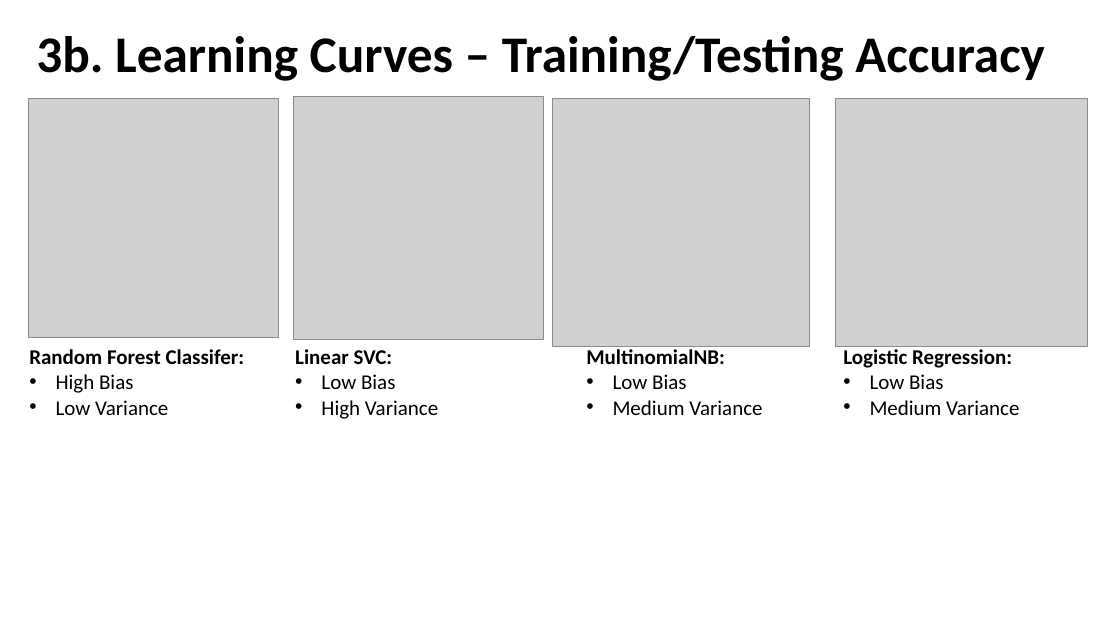
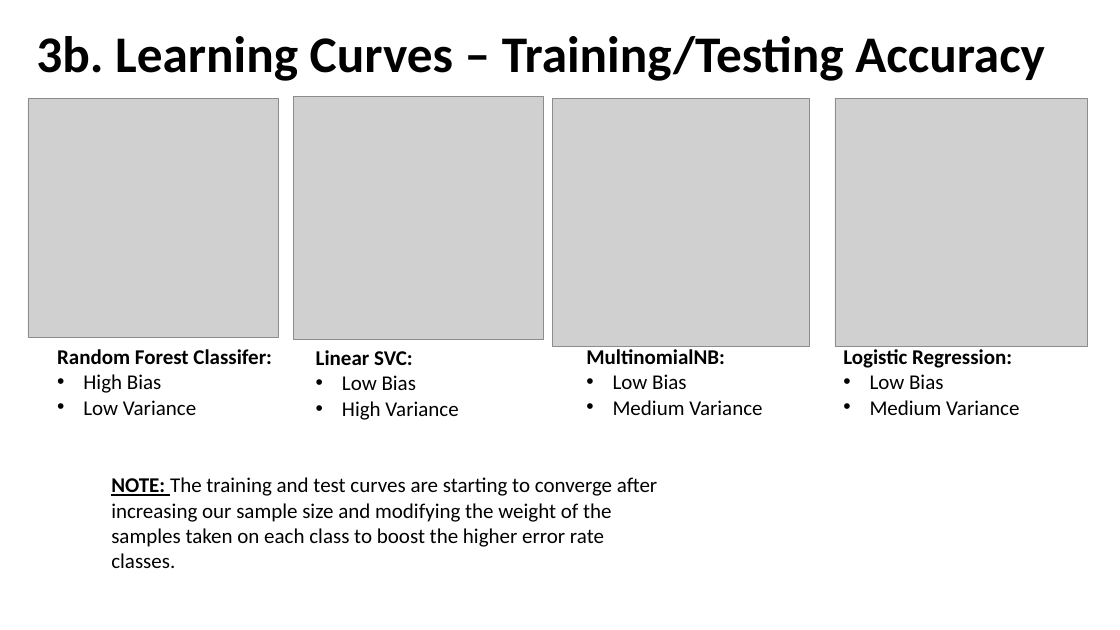
Before and after one commit to CSML1010-3-2020/NLPCourseProject, a slide deck: slide 12 of CSML1010_Group3_Project_Milestone02.pptx. Drawn at 1120x630 pixels with LibreOffice and Linux fonts; fonts in the diff are those of the drawing; grey boxes stand for pictures. Boxes give left, top, right and bottom in pixels: in the first picture for what was removed or moved away, otherwise in the second. Text is boxed around its words. In the diff, an @@ line names an element or a change of style, - is before the commit and + after.

Commit message:
M2_Presentation_2250

```diff
--- a/CSML1010_Group3_Project_Milestone02.pptx
+++ b/CSML1010_Group3_Project_Milestone02.pptx
@@ text "Random Forest Classifer:": place and size @@
-text "Random Forest Classifer:" at (29,349,245,415)
+text "Random Forest Classifer:" at (57,349,272,415)
@@ text "Linear SVC:": place and size @@
-text "Linear SVC:" at (295,349,438,419)
+text "Linear SVC:" at (316,350,458,420)
@@ text added at (111,477,657,568), 18 pt, text #000000 @@
+NOTE: The training and test curves are starting to converge after increasing our sample size and modifying the weight of the samples taken on each class to boost the higher error rate classes.
```
Also in this commit, not shown: 4 other slides changed, 4 slides added, 3 slides removed.
